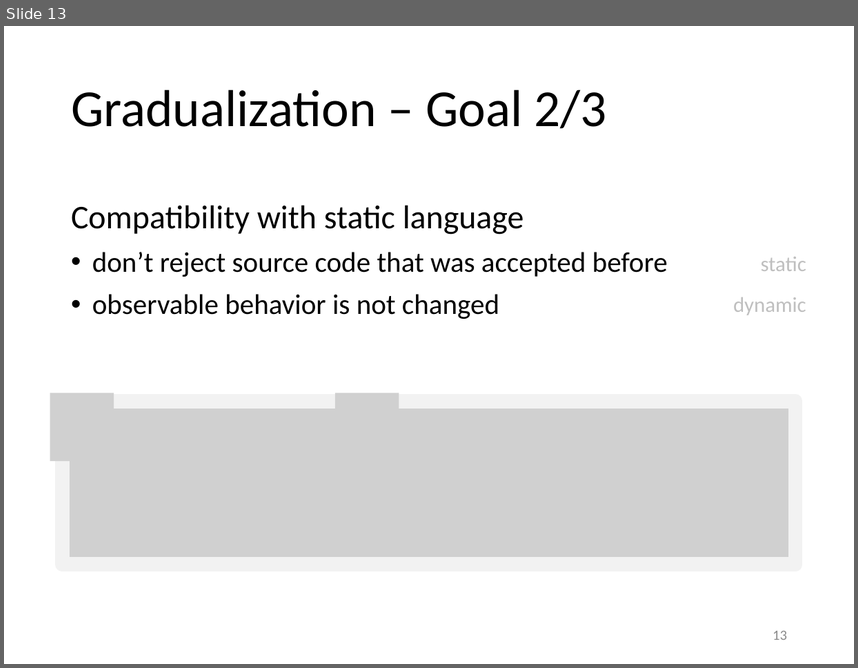
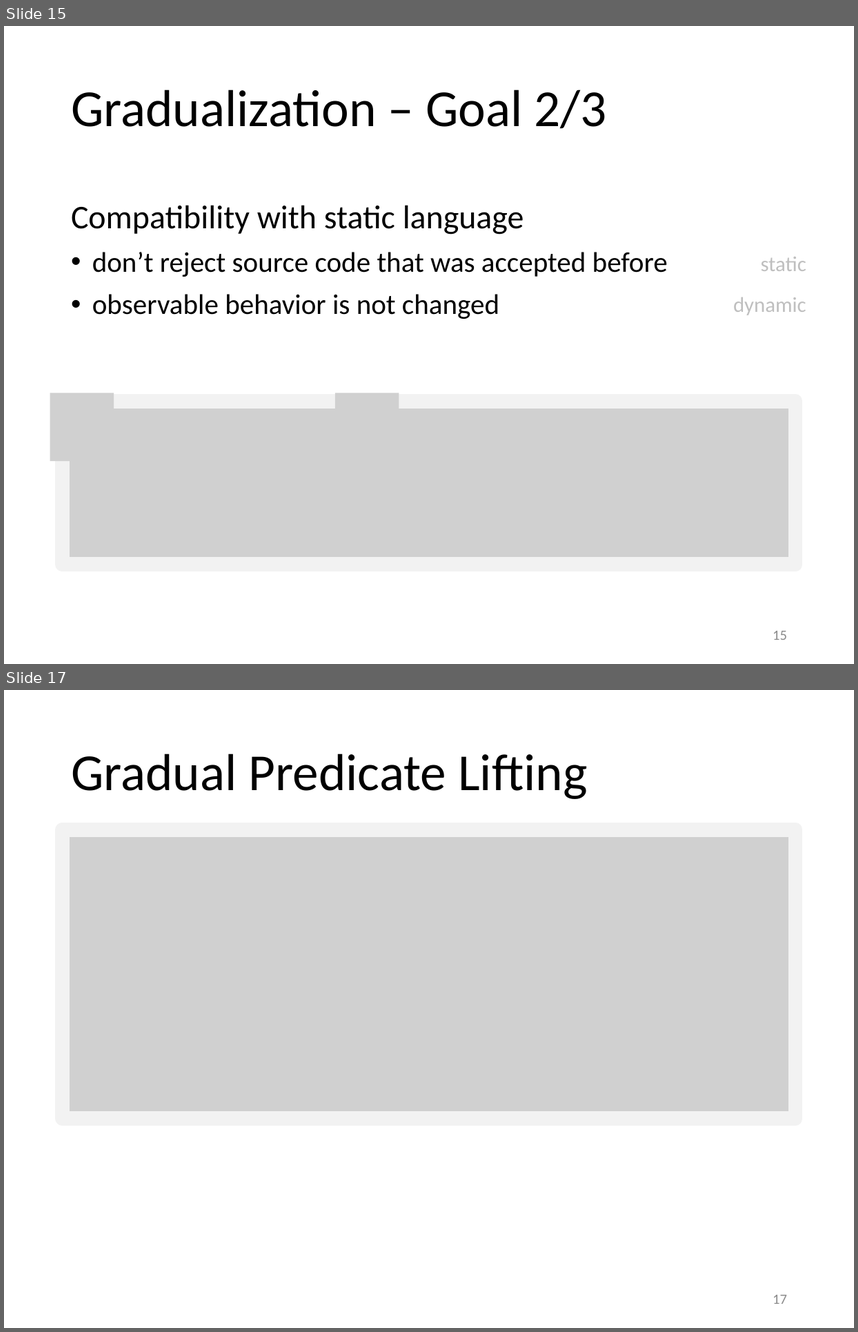
Before and after one commit to olydis/GradVerThesis, a slide deck: presentation/PLunch.pptx. Shown one above the other, each under a label of ours: slide 13 before the commit, slides 15 and 17 after it; the slides between them are not shown. The pictures are 858x668 and 858x1332 pixels, drawn with LibreOffice and Linux fonts; fonts in the diff are those of the drawing; grey boxes stand for pictures. Boxes give left, top, right and bottom in pixels: in the first picture for what was removed or moved away, otherwise in the second. Text is boxed around its words. In the diff, an @@ line names an element or a change of style, - is before the commit and + after.

```diff
--- a/presentation/PLunch.pptx
+++ b/presentation/PLunch.pptx
@@ slide 17 added at (4,690,854,1328), background #FFFFFF @@
@@ title added at (71,753,587,799), 44 pt, text #000000 @@
+Gradual Predicate Lifting
@@ picture added at (63,829,796,1118) @@
@@ page number added at (773,1294,787,1303), 12 pt, text #8C8C8C @@
+17
@@ what was slide 13 is now slide 15 @@
@@ page number at (773,630,787,639): text changed @@
-13
+15
```
Also in this commit, not shown: 6 slides changed, 4 other slides added.
